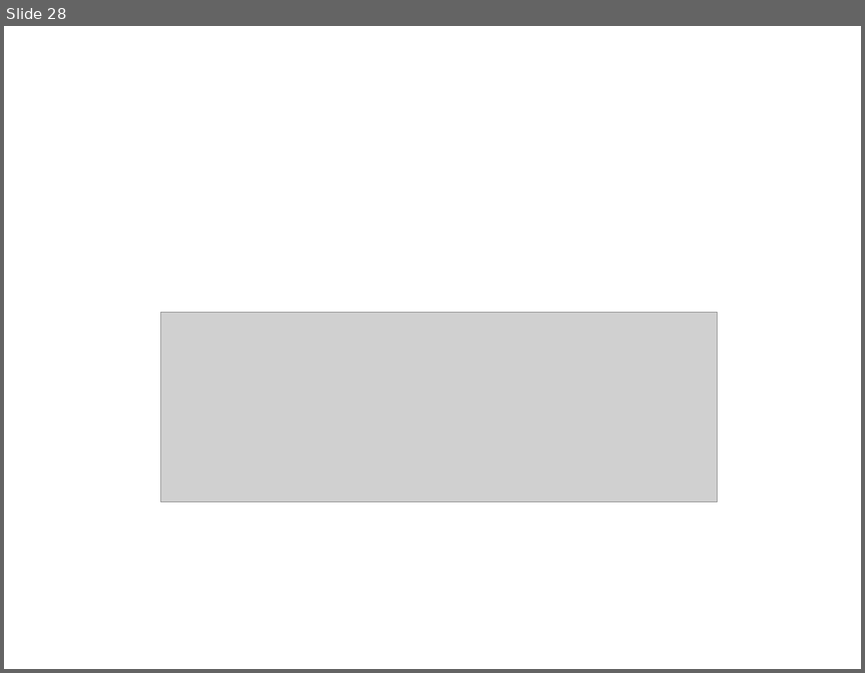
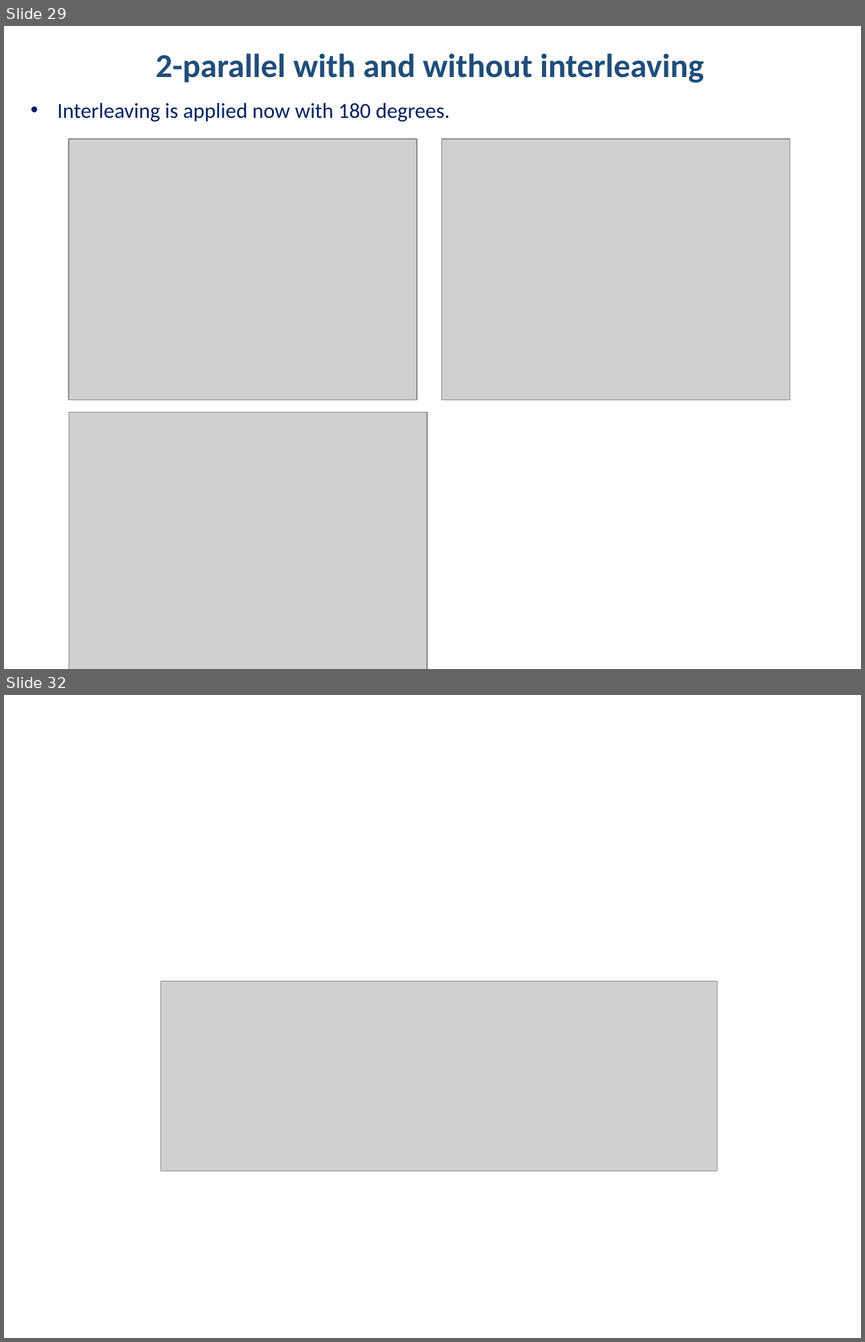
Before and after one commit to hakanpolat/IMMD, a slide deck: Simulation/dcbusmodelwrapup/immd_dcbusmodelwrapup.pptx. Shown one above the other, each under a label of ours: slide 28 before the commit, slides 29 and 32 after it; the slides between them are not shown. The pictures are 865x673 and 865x1342 pixels, drawn with LibreOffice and Linux fonts; fonts in the diff are those of the drawing; grey boxes stand for pictures. Boxes give left, top, right and bottom in pixels: in the first picture for what was removed or moved away, otherwise in the second. Text is boxed around its words. In the diff, an @@ line names an element or a change of style, - is before the commit and + after.

Commit message:
Paralel bağlı 2-modül, with and without interleaving'e başlandı (simplest model).

```diff
--- a/Simulation/dcbusmodelwrapup/immd_dcbusmodelwrapup.pptx
+++ b/Simulation/dcbusmodelwrapup/immd_dcbusmodelwrapup.pptx
@@ slide 29 added at <box>4,26,861,669</box>, background #FFFFFF @@
@@ text added at <box>156,53,704,83</box>, 28 pt, text #1F4E79, bold @@
+2-parallel with and without interleaving
@@ text added at <box>57,103,450,122</box>, 18 pt, text #002060 @@
+• Interleaving is applied now with 180 degrees.
@@ picture added at <box>69,139,417,401</box> @@
@@ picture added at <box>442,139,789,401</box> @@
@@ picture added at <box>69,412,427,669</box> @@
@@ what was slide 28 is now slide 32 @@
```
Also in this commit, not shown: 2 slides changed, 4 other slides added, 1 slide removed, 5 other files.
